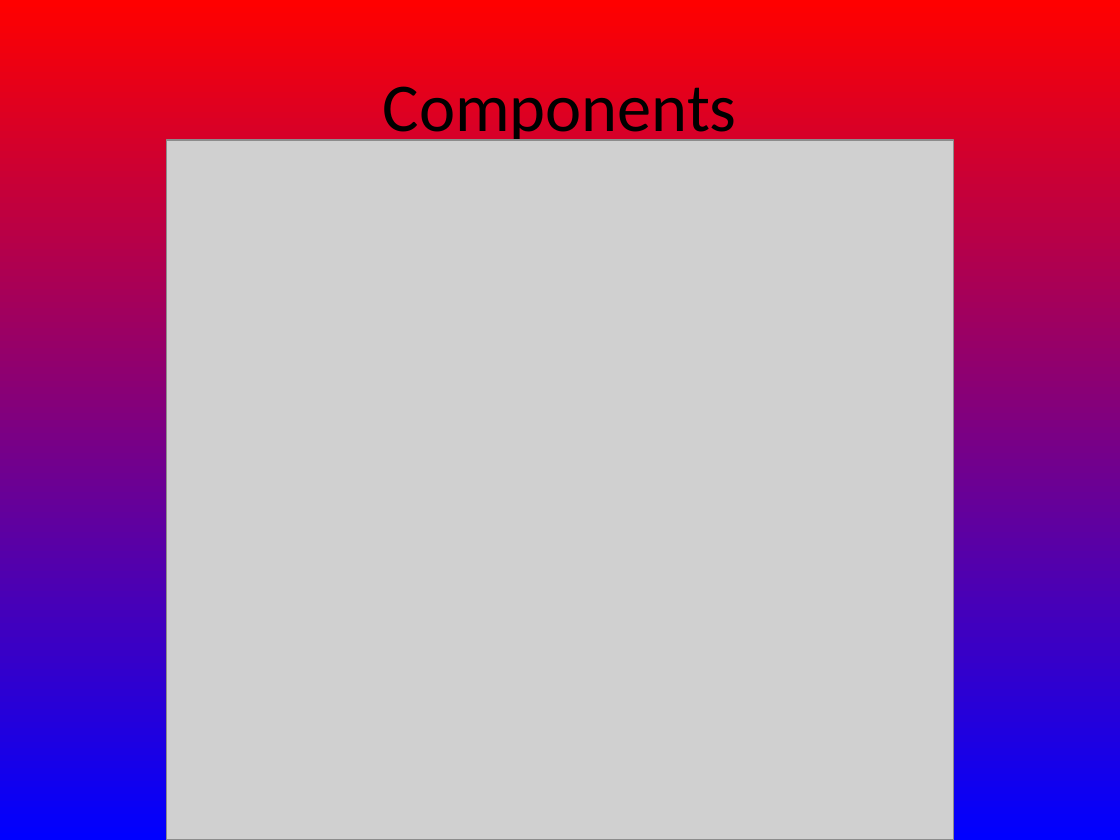
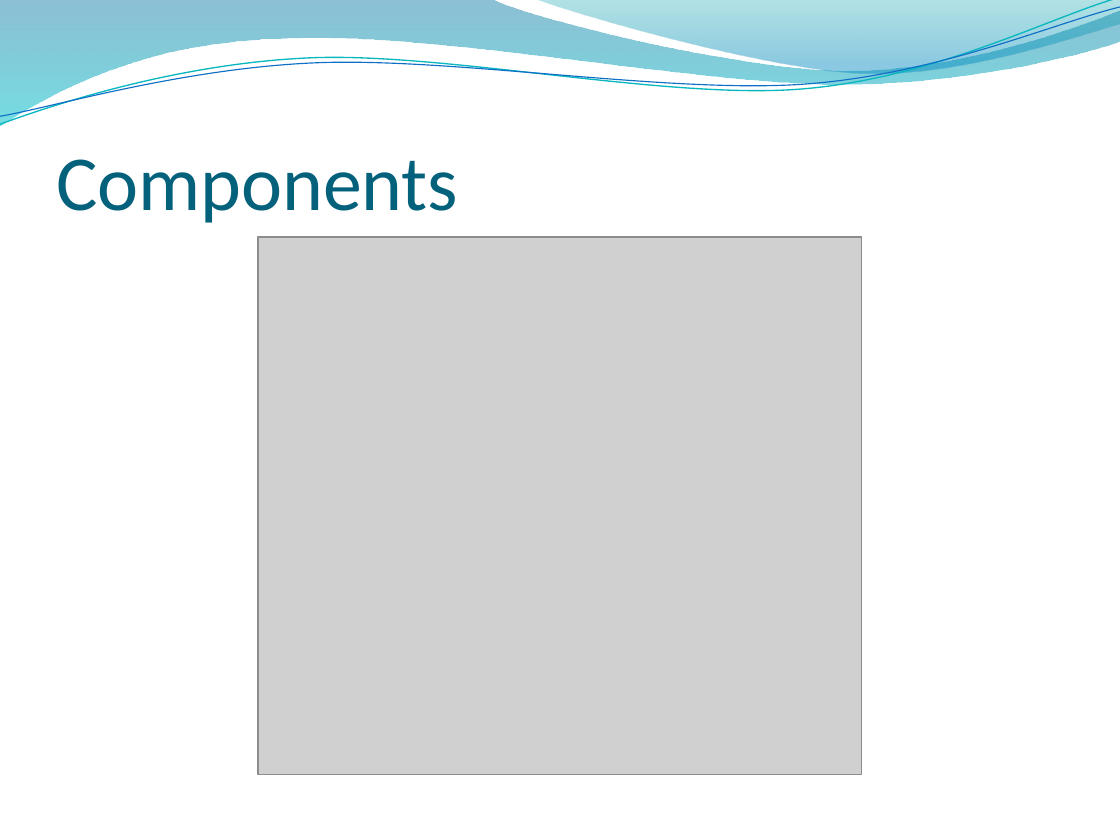
Before and after one commit to MatrixPeckham/majorrequirements336, a slide deck: slide 4 of Documents/Design review PPT.pptx. Drawn at 1120x840 pixels with LibreOffice and Linux fonts; fonts in the diff are those of the drawing; grey boxes stand for pictures; background and template pictures are left out. Boxes give left, top, right and bottom in pixels: in the first picture for what was removed or moved away, otherwise in the second. Text is boxed around its words. In the diff, an @@ line names an element or a change of style, - is before the commit and + after.

```diff
--- a/Documents/Design review PPT.pptx
+++ b/Documents/Design review PPT.pptx
@@ background gradient #FF0000 to #0000FF to picture (left out) @@
@@ freeform shape added at [0,0,1120,127], fill gradient #0074A1 to #00C6CF @@
@@ freeform shape added at [0,0,1120,131], outline #0AB8BF 0.85 pt @@
@@ freeform shape added at [0,7,1120,125], outline #0F6FC6 0.75 pt @@
@@ freeform shape added at [536,0,1120,77], fill gradient #00A1A9 to #008BBF @@
@@ title "Components": place and size @@
-title "Components" at [383,86,737,147]
+title "Components" at [56,159,458,223]
@@ title "Components" at [56,159,458,223]: size 44 to 50 pt, text colour #000000 to #04617B; alignment centre to left; vertical alignment middle to bottom @@
@@ picture: place and size @@
-picture at [167,140,953,840]
+picture at [258,237,861,775]
```
Also in this commit, not shown: 14 other slides changed.
